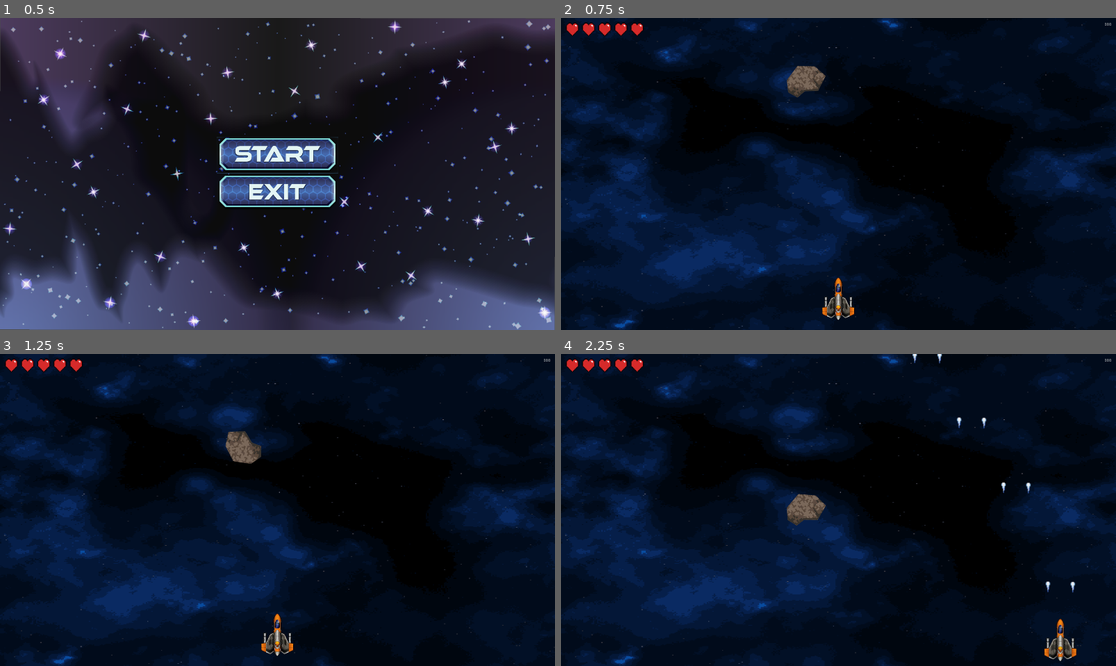
Above: before the commit, frames 1-4 (two rows, left to right).
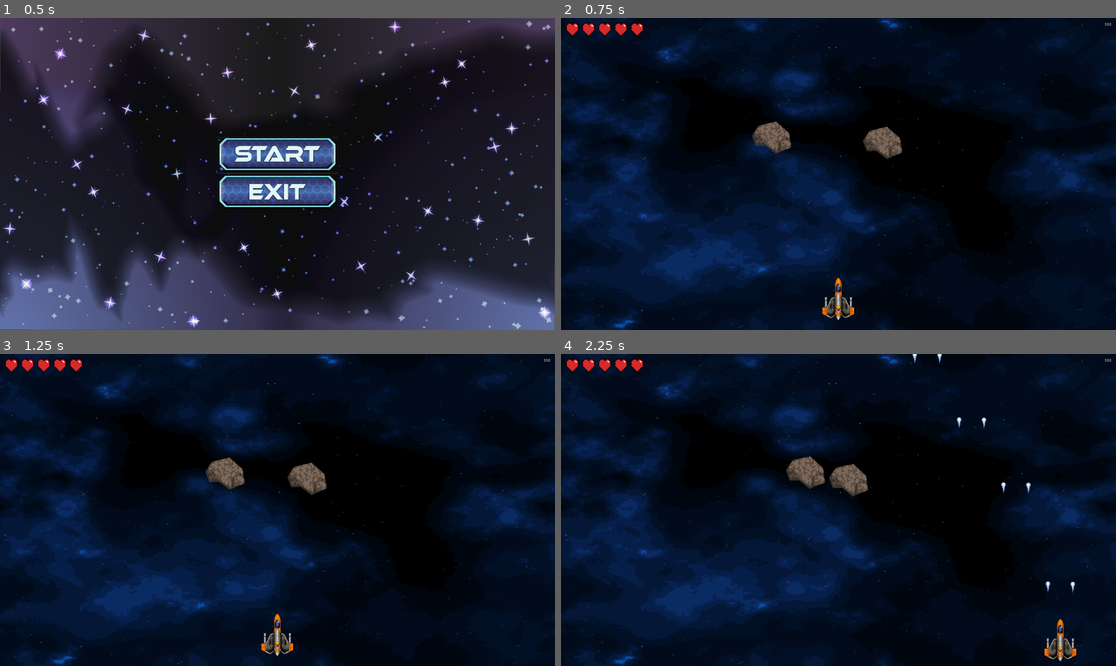
Above: after the commit, the same moments.

Repository: HalysonItallo/Opensole
Game: Godot game, scene res://scenes/menu/menu.tscn
The game is run twice, just before and just after one commit, with the same random seed, the same clock (stepped at 60 frames per second) and the same inputs.
Inputs (mouse positions are in pixels of both pictures, inside the frame that each line leads up to):
- Up to frame 1 (0.5 s): no input
- Up to frame 2 (0.75 s): click (838, 155) at 0.5 s
- Up to frame 3 (1.25 s): no input
- Up to frame 4 (2.25 s): move the mouse to (960, 494) at 1.27 s; hold Right (ui_right) 1.28-2.03 s; hold Space (shoot) 1.28-2.03 s; move the mouse to (727, 525) at 2.02 s; hold Down (ui_down) from 2.03 s (still down); tap Space (shoot) at 2.1 s

Frame 1 is identical in both runs. In frame 2, 1.5% of the frame differs, in the area x 34-62%, y 15-46%; in frame 3, 1.5%; in frame 4, 1.5%, in the area x 40-56%, y 32-56%.

Commit message:
refactor: add new logic asteroid

Diff:
--- a/scenes/spaceship/spacecombat1.tscn
+++ b/scenes/spaceship/spacecombat1.tscn
@@ -1,10 +1,21 @@
-[gd_scene load_steps=6 format=2]
+[gd_scene load_steps=9 format=2]
 
 [ext_resource path="res://player/Player.tscn" type="PackedScene" id=1]
 [ext_resource path="res://scenes/spaceship/AudioStreamPlayer.gd" type="Script" id=2]
 [ext_resource path="res://assets/sprites/background/stage_01.png" type="Texture" id=3]
 [ext_resource path="res://hud/HUD.tscn" type="PackedScene" id=4]
-[ext_resource path="res://asteroid/Asteroid.tscn" type="PackedScene" id=5]
+[ext_resource path="res://assets/sprites/gameplay/asteroid_big.png" type="Texture" id=5]
+
+[sub_resource type="PhysicsMaterial" id=2]
+friction = 0.5
+bounce = 1.0
+
+[sub_resource type="CircleShape2D" id=1]
+radius = 59.2368
+
+[sub_resource type="PhysicsMaterial" id=3]
+friction = 0.5
+bounce = 1.0
 
 [node name="Gameplay" type="Node"]
 
@@ -20,7 +31,37 @@
 
 [node name="HUD" parent="." instance=ExtResource( 4 )]
 
-[node name="Asteroid" parent="." instance=ExtResource( 5 )]
-position = Vector2( 842, 183 )
+[node name="Asteroid" type="RigidBody2D" parent="."]
+position = Vector2( 714, 412 )
+physics_material_override = SubResource( 2 )
+gravity_scale = 0.0
+linear_velocity = Vector2( 100, 0 )
+linear_damp = 0.0
+__meta__ = {
+"_edit_group_": true
+}
 
-[connection signal="area_entered" from="Asteroid" to="Asteroid" method="_on_Asateroid_area_entered"]
+[node name="Collider" type="CollisionShape2D" parent="Asteroid"]
+shape = SubResource( 1 )
+
+[node name="Sprite" type="Sprite" parent="Asteroid"]
+position = Vector2( -2, 2 )
+texture = ExtResource( 5 )
+
+[node name="Asteroid2" type="RigidBody2D" parent="."]
+position = Vector2( 1131, 430 )
+physics_material_override = SubResource( 3 )
+gravity_scale = 0.0
+linear_velocity = Vector2( -100, 0 )
+linear_damp = 0.0
+angular_damp = 0.0
+__meta__ = {
+"_edit_group_": true
+}
+
+[node name="Collider" type="CollisionShape2D" parent="Asteroid2"]
+shape = SubResource( 1 )
+
+[node name="Sprite" type="Sprite" parent="Asteroid2"]
+position = Vector2( -2, 2 )
+texture = ExtResource( 5 )
